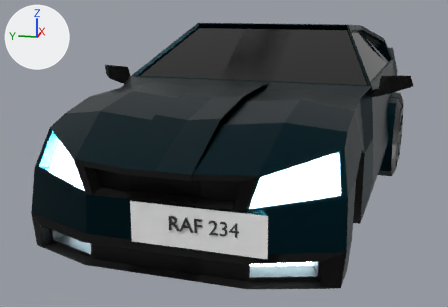
The glTF model public/models/car_6.glb, before and after one commit.
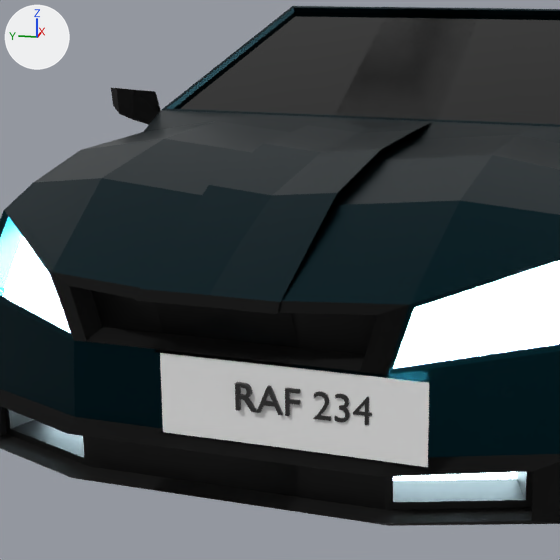
There are two pictures of each version: one whole from a 50 mm camera at (28.328, 5.972, 0.864) aimed at (31.083, 6.523, 0.175), one close up on the part from 11% to 75% of the width and 6% to 100% of the height. The lights are fixed; the arrows at upper left show +X, +Y and +Z. The older version's two pictures come first. Where no turn or scale is listed for an object, it has been applied to the vertices. Vertices at exactly the same position are counted once.

Objects in the first close-up: 'Low Poly Sports Car.014', 'Low Poly Sports Car.021', 'Text.014'.
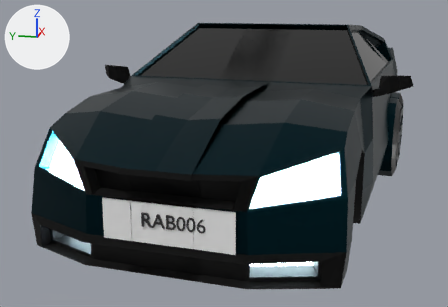
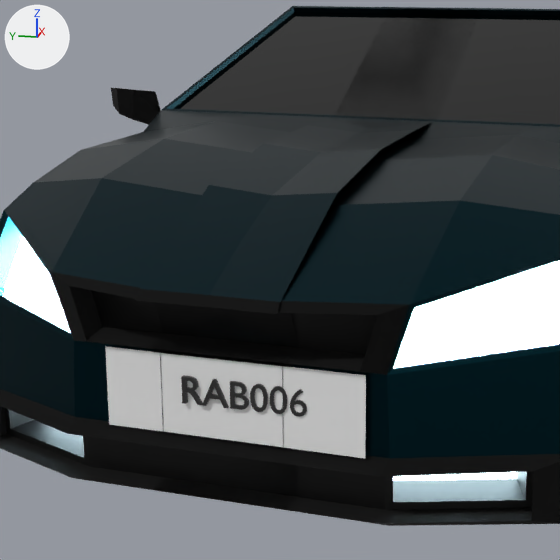
What differs and where, as boxes (x1, y1, x2, y2) in the close-ups (560 x 560 px; the box of a moved part takes in the faces that stretch with it):
'Low Poly Sports Car.021', moved: before (160, 353, 429, 467); after (105, 346, 366, 459)
'Text.014', reshaped, moved (8% narrower): before (235, 382, 372, 425); after (181, 375, 307, 417)
part 1 of me_text_011, rebuilt (10% narrower): before (353, 397, 372, 425); after (290, 389, 307, 417)
part 2 of me_text_011, rebuilt (25% wider): before (285, 388, 300, 416); after (230, 381, 249, 410)
part 3 of me_text_011, moved or reshaped: before (313, 391, 350, 422); after (250, 384, 287, 414)
part 4 of me_text_011, moved or reshaped: before (235, 382, 283, 415); after (181, 375, 229, 408)

The change, as a diff of the scene's bpy script:
```diff
--- a/public/models/car_6.glb.py
+++ b/public/models/car_6.glb.py
@@ me_text_011 @@
 # used by ob_text_014; location = (29.917, 6.349, 0.234)
-me_text_011.from_pydata(...)  # 730 vertices, 1452 faces; spans x -0.014..0.014, y -0.104..0.101, z -0.001..0.042
+me_text_011.from_pydata(...)  # 1046 vertices, 2100 faces; spans x -0.014..0.014, y -0.098..0.095, z -0.001..0.042
+# me_text_011 part 1: the loose piece of 30 vertices spanning x -0.014..-0.003, y -0.104..-0.075, z 0.0..0.042 is rebuilt with 242 vertices and now spans x -0.014..-0.003, y -0.098..-0.072, z -0.001..0.042
+# me_text_011 part 2: the loose piece of 20 vertices spanning x -0.004..0.007, y 0.002..0.025, z 0.0..0.041 is rebuilt with 212 vertices and now spans x -0.005..0.006, y -0.009..0.02, z 0.0..0.041
+# me_text_011 part 3: 15 vertices moved within x -0.01..0.002, y -0.056..-0.018, z 0.0..0.041; 419 vertices removed from x -0.011..0.002, y -0.071..-0.017, z -0.001..0.042; 331 vertices added at x -0.011..0.003, y -0.068..-0.011, z -0.001..0.042
+# me_text_011 part 4: 2 vertices moved within x 0.004..0.012, y 0.077..0.078, z 0.026..0.027; 198 vertices removed from x -0.001..0.014, y 0.035..0.101, z 0.0..0.041; 198 vertices added at x -0.002..0.014, y 0.023..0.095, z 0.0..0.041
 me_text_011.materials.append(mat_material_091)
@@ ob_low_poly_sports_car_021 @@
 ob_low_poly_sports_car_021 = bpy.data.objects.new('Low Poly Sports Car.021', me_cube_067)
-ob_low_poly_sports_car_021.location = (31.153, 6.208, -0.029)
+ob_low_poly_sports_car_021.location = (31.166, 6.299, -0.029)
@@ ob_text_014 @@
 ob_text_014 = bpy.data.objects.new('Text.014', me_text_011)
-ob_text_014.location = (29.917, 6.349, 0.234)
+ob_text_014.location = (29.93, 6.44, 0.234)
```
